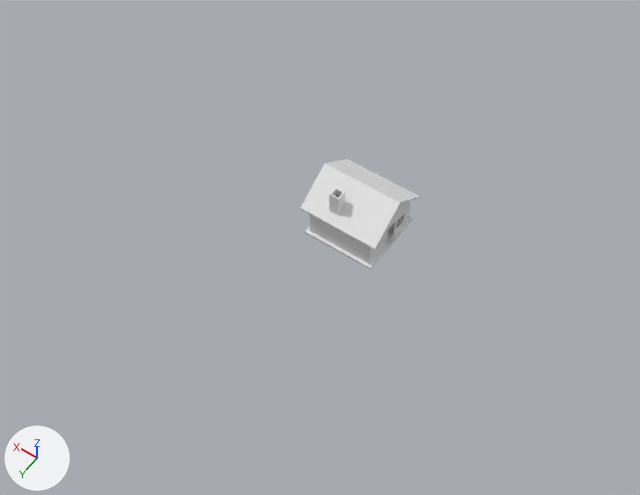
The Blender file untitled.blend as it was, and as the next commit left it.
Rendered twice from a camera (50 mm lens) standing at (-8.34, 13.59, 18.29) and looking at (0.54, 1.15, -1.25). Arrows for +X, +Y and +Z are at lower left; the lights stay in place.
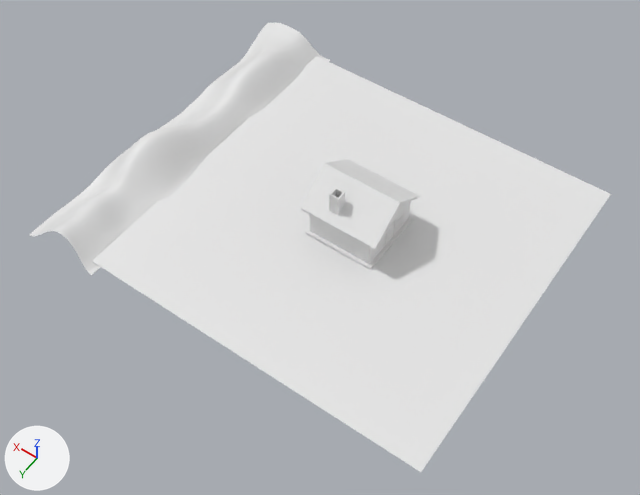
Where the change shows, as pixel boxes (x1, y1, x2, y2) in the pictures (640 x 495 px):
```json
{"object": "Plane", "change": "added", "after": [92, 56, 611, 472]}
{"object": "Plane.001", "change": "added", "after": [29, 22, 330, 275]}
```

The change, as JSON lines over the scene's bpy script:
```json
{"op": "add", "block": "me_plane_001", "code": ["me_plane_001 = bpy.data.meshes.new('Plane.001')", "me_plane_001.from_pydata(...)  # 5208 vertices, 5043 faces; spans x -1.36..1.32, y -1.0..1.0, z -0.17..1.12", "me_plane_001.polygons.foreach_set('use_smooth', [True] * 5043)"]}
{"op": "add", "block": "me_plane", "code": ["me_plane = bpy.data.meshes.new('Plane')", "me_plane.from_pydata([(-1.0, -1.0, 0.0), (1.0, -1.0, 0.0), (-1.0, 1.0, 0.0), (1.0, 1.0, 0.0)], [], [(0, 1, 3, 2)])"]}
{"op": "add", "block": "ob_plane_001", "code": ["ob_plane_001 = bpy.data.objects.new('Plane.001', me_plane_001)", "ob_plane_001.location = (6.19, 0.0, -1.15)", "ob_plane_001.scale = (1.0, 5.6, 1.0)"]}
{"op": "add", "block": "ob_plane", "code": ["ob_plane = bpy.data.objects.new('Plane', me_plane)", "ob_plane.location = (0.0, 0.0, -1.09)", "ob_plane.scale = (5.27, 5.27, 5.27)"]}
```
